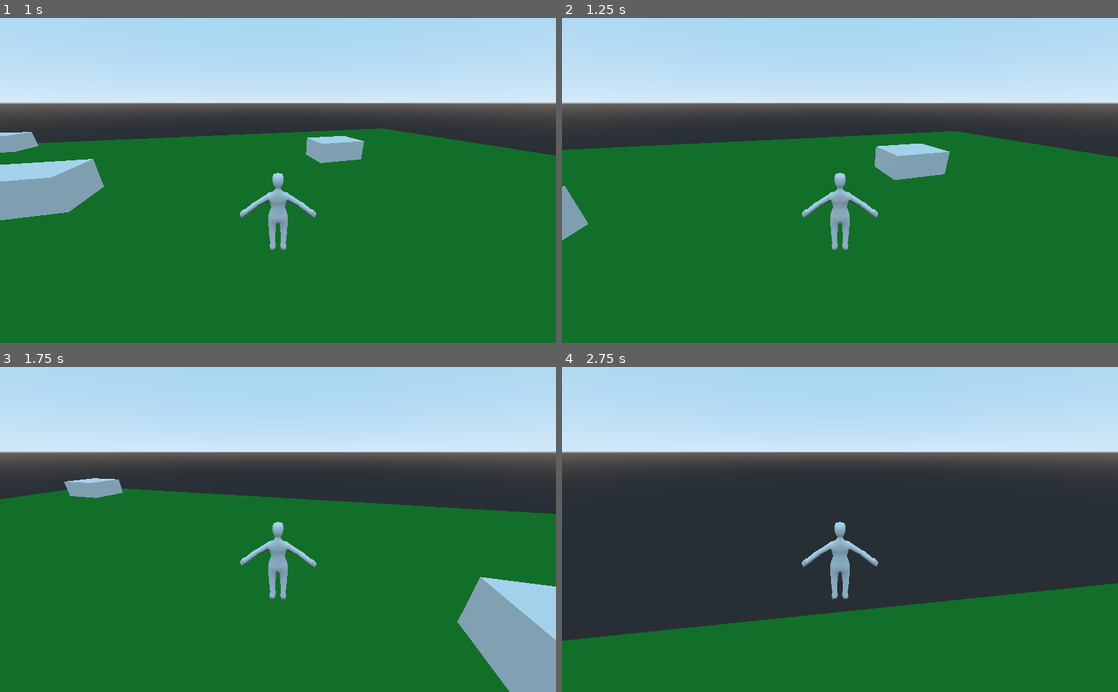
Above: before the commit, frames 1-4 (two rows, left to right).
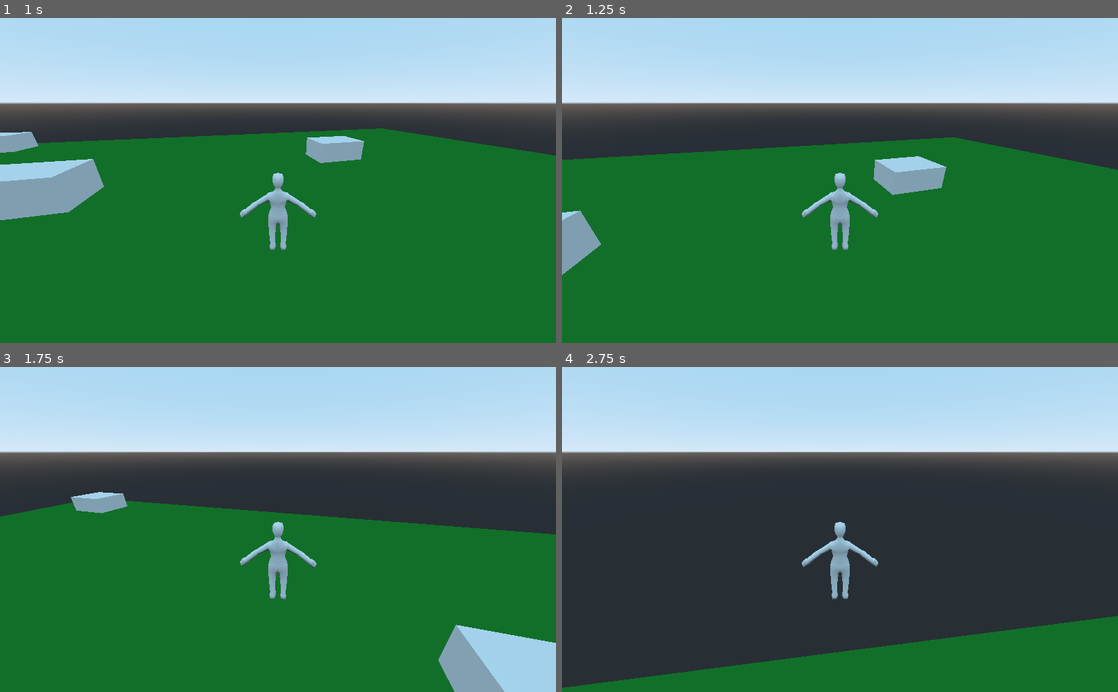
Above: after the commit, the same moments.

Repository: vjms/Godot3rdPersonTemplate
Game: Godot game, scene res://scenes/maps/Sandbox.tscn
The game is run twice, just before and just after one commit, with the same random seed, the same clock (stepped at 60 frames per second) and the same inputs. The project has no main scene, so this scene is started directly.
Inputs (mouse positions are in pixels of both pictures, inside the frame that each line leads up to):
- Up to frame 1 (1 s): move the mouse to (305, 180) at 0.52 s; hold W (move_forward) from 0.53 s (still down); tap Space (jump, bound only after the commit) at 0.6, 0.77 s
- Up to frame 2 (1.25 s): keep holding W (move_forward); tap Space (jump, bound only after the commit) at 1.07 s
- Up to frame 3 (1.75 s): keep holding W (move_forward); move the mouse to (250, 529) at 1.27 s; tap Space (jump, bound only after the commit) at 1.35, 1.52 s
- Up to frame 4 (2.75 s): keep holding W (move_forward); tap Space (jump, bound only after the commit) at 1.82, 2.1 s; move the mouse to (851, 523) at 2.02 s

Frame 1 is identical in both runs. In frame 2, 4.8% of the frame differs, in the area x 0-100%, y 34-80%; in frame 3, 12%; in frame 4, 12%, in the area x 0-100%, y 66-99%.

Commit message:
basic jump

Diff:
--- a/project.godot
+++ b/project.godot
@@ -39,6 +39,11 @@
 "events": [ Object(InputEventKey,"resource_local_to_scene":false,"resource_name":"","device":0,"alt":false,"shift":false,"control":false,"meta":false,"command":false,"pressed":false,"scancode":68,"physical_scancode":0,"unicode":0,"echo":false,"script":null)
  ]
 }
+jump={
+"deadzone": 0.5,
+"events": [ Object(InputEventKey,"resource_local_to_scene":false,"resource_name":"","device":0,"alt":false,"shift":false,"control":false,"meta":false,"command":false,"pressed":false,"scancode":32,"physical_scancode":0,"unicode":0,"echo":false,"script":null)
+ ]
+}
 
 [physics]
 
--- a/scenes/character/Character.gd
+++ b/scenes/character/Character.gd
@@ -6,6 +6,7 @@
 var _max_speed = 10.0
 var _acceleration = 5.0
 var _deceleration = 10.0
+var _jump_force = 5.0
 var _mouse_sensitivity = 0.005
 var _velocity := Vector3.ZERO
 var _gravity := -9.81
@@ -32,6 +33,9 @@
 	if Input.is_action_pressed("move_left"):
 		move_vector.y -= 1.0
 
+	if Input.is_action_just_pressed("jump"):
+		jump()
+
 	var tmp = Vector2(_velocity.x, _velocity.z)
 
 	if move_vector.length_squared() > 0.2:
@@ -51,3 +55,7 @@
 	# Checking that the velocity is non-zero removes that.
 	if _velocity.length_squared() > 0.5:
 		_model.rotation.y = tmp.angle_to(Vector2.RIGHT)
+
+func jump():
+	if is_on_floor():
+		_velocity.y = _jump_force
